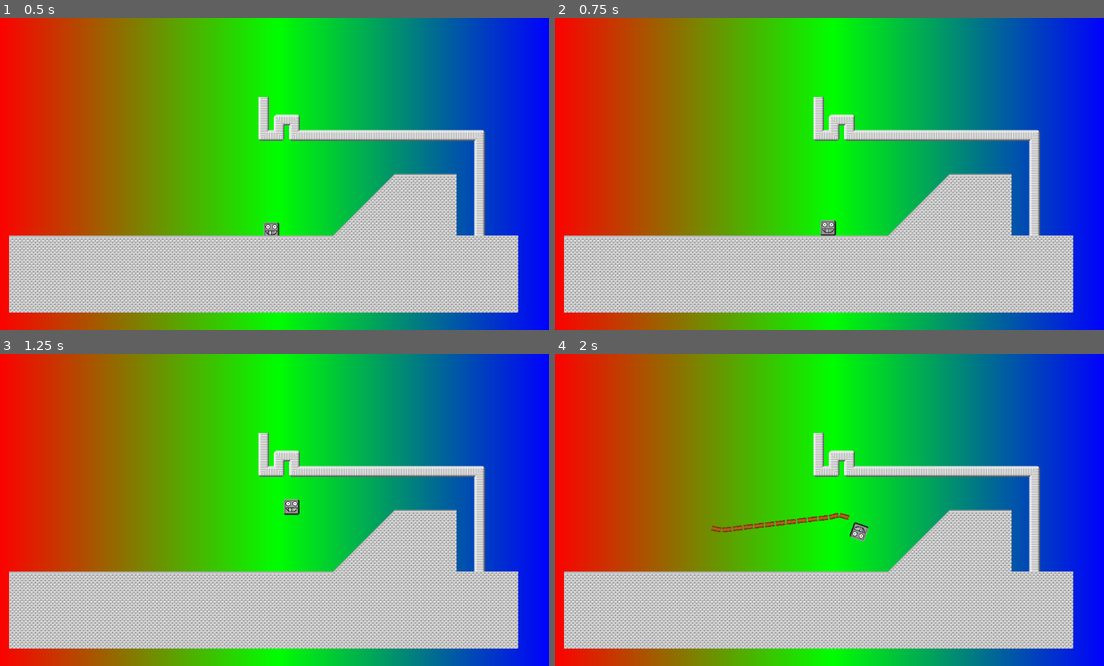
Above: before the commit, frames 1-4 (two rows, left to right).
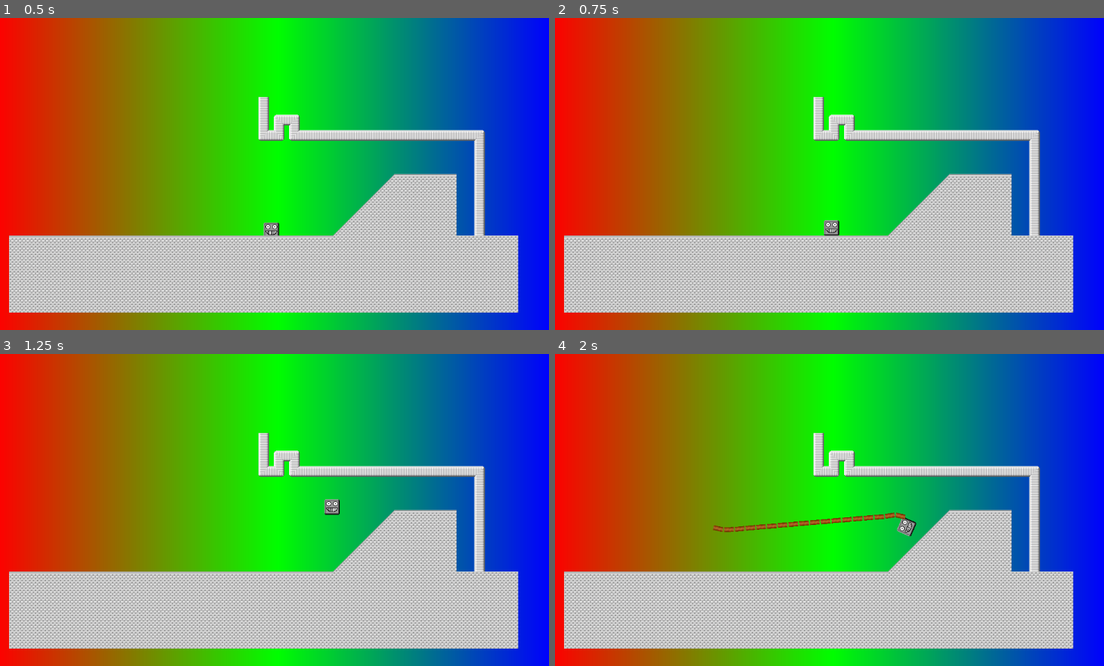
Above: after the commit, the same moments.

Repository: DedFishy/gmtk2025
Game: Godot game, scene res://common.tscn
The game is run twice, just before and just after one commit, with the same random seed, the same clock (stepped at 60 frames per second) and the same inputs.
Inputs (mouse positions are in pixels of both pictures, inside the frame that each line leads up to):
- Up to frame 1 (0.5 s): no input
- Up to frame 2 (0.75 s): move the mouse to (950, 158) at 0.52 s; hold D (right) from 0.53 s (still down); right-click (950, 158) at 0.6 s
- Up to frame 3 (1.25 s): keep holding D (right); tap W (jump) at 0.77 s
- Up to frame 4 (2 s): keep holding D (right); move the mouse to (714, 525) at 1.27 s; click (714, 525) at 1.35 s; tap W (jump) at 1.52 s

Frame 1 is identical in both runs. In frame 2, 0.1% of the frame differs, in the area x 48-52%, y 64-70%; in frame 3, 0.3%; in frame 4, 1.0%, in the area x 28-66%, y 50-61%.

Commit message:
Fixed Elijah's fake error he made up

Diff:
--- a/Scripts/PlayerController.gd
+++ b/Scripts/PlayerController.gd
@@ -5,7 +5,7 @@
 
 const jump_raycast_distance = 50;
 
-const max_horizontal_velocity = 400;
+const max_horizontal_velocity = 1200;
 
 const velocity_dampen = 0.8;
 
@@ -25,7 +25,7 @@
 	if is_on_floor:
 		floor_normal = get_collision_tile_at_position(is_on_floor) * PI
 		var target_rotation = floor_normal
-		rotation = lerp_angle(rotation, target_rotation, 0.1)
+		rotation = lerp_angle(rotation, target_rotation, 0.8)
 		print(rad_to_deg(target_rotation))
 		print("VS")
 		print(rad_to_deg(rotation))
@@ -76,8 +76,9 @@
 func get_collision_tile_at_position(position: Vector2) -> float:
 	var tile_layer = get_tree().get_current_scene().get_node("CollidingLayer")
 	var tile_coord = tile_layer.local_to_map(tile_layer.to_local(position))
-	var tile_slope_rad = tile_layer.get_cell_tile_data(tile_coord).get_custom_data("SlopeRadians")
-	return tile_slope_rad
+	var tile = tile_layer.get_cell_tile_data(tile_coord)
+	var slope_rad = tile.get_custom_data("SlopeRadians")
+	return slope_rad
 
 func shoot_grapple():
 	# Add manual hook delete button or maybe a time out, probably just make the last one clear when new one maid, or maybe even spawn allow for more then one hook
